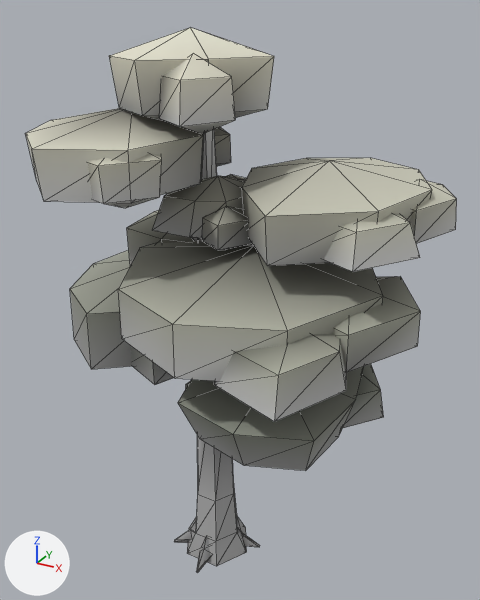
Before and after pictures for a commit that changed the glTF model assets/models/fiordland/plants/beech_b.glb.
Rendered twice from a camera (50 mm lens) standing at (5.97, -9.79, 10.88) and looking at (0.21, 0.68, 5.65). The lights are fixed; the arrows at lower left show +X, +Y and +Z. The older version comes first. Mesh edges are drawn as thin lines. Vertices at exactly the same position are counted once.

The first picture shows 'Crown.001', 'Trunk.001'.
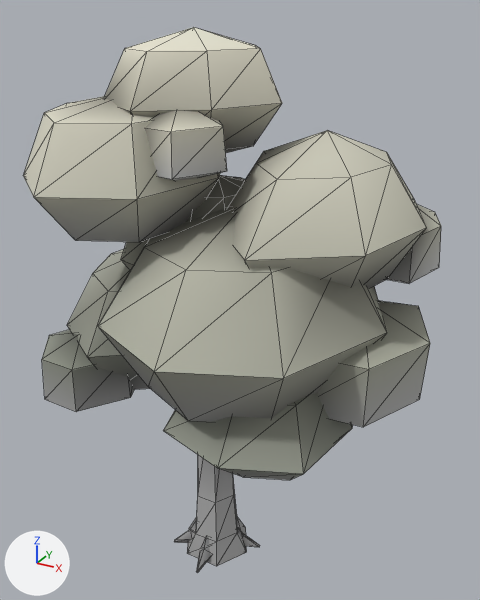
Boxes [x1, y1, x2, y2] around the edits, measured in the pictures (480 x 600 px):
'Crown.001', reshaped: before [26, 27, 457, 471]; after [23, 27, 441, 480]
part 1 of me_crown_001, rebuilt (8% wider, 34% taller): before [109, 27, 274, 121]; after [104, 27, 282, 153]
part 2 of me_crown_001, rebuilt: before [178, 366, 364, 471]; after [163, 393, 353, 480]
part 3 of me_crown_001, rebuilt: before [127, 210, 194, 266]; after [121, 239, 149, 271]
part 4 of me_crown_001, rebuilt (11% wider, 53% taller): before [26, 108, 204, 203]; after [23, 96, 220, 242]
part 5 of me_crown_001, rebuilt: before [118, 241, 383, 381]; after [98, 207, 387, 422]
part 6 of me_crown_001, rebuilt: before [242, 158, 432, 266]; after [228, 130, 427, 289]
part 7 of me_crown_001, rebuilt: before [70, 250, 132, 369]; after [67, 249, 150, 390]
part 8 of me_crown_001, rebuilt: before [152, 176, 245, 238]; after [186, 175, 245, 222]
part 9 of me_crown_001, added: after [145, 109, 227, 181]
part 10 of me_crown_001, added: after [387, 204, 441, 284]
part 11 of me_crown_001, added: after [317, 300, 430, 427]
part 12 of me_crown_001, added: after [42, 329, 134, 412]
part 13 of me_crown_001, deleted: before [87, 127, 457, 428]
part 14 of me_crown_001, deleted: before [159, 54, 236, 134]
part 15 of me_crown_001, deleted: before [333, 276, 421, 373]

Diff of the bpy script that builds the scene:
```diff
--- a/assets/models/fiordland/plants/beech_b.glb.py
+++ b/assets/models/fiordland/plants/beech_b.glb.py
@@ me_crown_001 @@
 # used by ob_crown_001; location = (0.0, 0.0, 0.0)
-me_crown_001.from_pydata(...)  # 336 vertices, 576 faces; spans x -3.96..4.04, y -3.2..4.19, z 3.81..10.6
+me_crown_001.from_pydata(...)  # 320 vertices, 576 faces; spans x -3.93..4.08, y -3.35..4.04, z 3.22..10.6
+# me_crown_001 part 1: the loose piece of 18 vertices spanning x -1.3..1.18, y -1.67..1.74, z 9.02..10.6 is rebuilt with 26 vertices and now spans x -1.45..1.34, y -1.87..1.93, z 8.45..10.6
+# me_crown_001 part 2: the loose piece of 18 vertices spanning x 0.35..3.2, y -2.69..0.53, z 3.98..5.49 is rebuilt with 26 vertices and now spans x 0.06..3.17, y -2.85..0.78, z 3.53..5.68
+# me_crown_001 part 3: the loose piece of 18 vertices spanning x -2.02..0.62, y -0.32..2.68, z 5.83..7.48 is rebuilt with 26 vertices and now spans x -2.12..0.85, y -0.6..2.87, z 5.28..7.59
+# me_crown_001 part 4: the loose piece of 18 vertices spanning x -2.67..0.45, y -2.99..0.55, z 7.98..9.42 is rebuilt with 26 vertices and now spans x -2.72..0.7, y -3.17..0.84, z 7.29..9.67
+# me_crown_001 part 5: the loose piece of 18 vertices spanning x -1.13..3.42, y -3.03..2.14, z 5.68..7.34 is rebuilt with 26 vertices and now spans x -1.44..3.52, y -3.35..2.47, z 4.59..8.07
+# me_crown_001 part 6: the loose piece of 18 vertices spanning x 0.53..3.68, y -1.97..2.41, z 7.27..8.58 is rebuilt with 26 vertices and now spans x 0.14..3.68, y -2.2..2.66, z 6.35..9.05
+# me_crown_001 part 7: the loose piece of 18 vertices spanning x -3.96..-0.39, y -1.04..3.89, z 3.81..6.01 is rebuilt with 26 vertices and now spans x -3.93..-0.02, y -1.33..4.04, z 3.35..6.25
+# me_crown_001 part 8: the loose piece of 18 vertices spanning x -0.69..1.11, y -1.21..0.82, z 7.28..8.33 is rebuilt with 26 vertices and now spans x -0.62..1.04, y -1.17..0.76, z 6.91..8.3
+# me_crown_001 part 9: a new loose piece of 14 vertices spanning x -0.4..1.08, y -2.11..-0.41, z 8.4..9.62, in mat_paletteatlas
+# me_crown_001 part 10: a new loose piece of 14 vertices spanning x 2.18..3.73, y 0.6..2.46, z 6.3..7.83, in mat_paletteatlas
+# me_crown_001 part 11: a new loose piece of 14 vertices spanning x 1.69..4.08, y -1.45..1.23, z 4.44..6.51, in mat_paletteatlas
+# me_crown_001 part 12: a new loose piece of 14 vertices spanning x -3.76..-1.62, y -1.57..0.58, z 3.22..4.88, in mat_paletteatlas
+# me_crown_001 part 13: 14 loose pieces with 168 vertices, spanning x -3.28..4.04, y -3.2..4.19, z 3.88..10.26, are deleted
+# me_crown_001 part 14: 12 vertices removed from x -0.16..1.07, y -1.92..-0.39, z 9.11..10.28
+# me_crown_001 part 15: 12 vertices removed from x 2.07..3.97, y -1.76..0.82, z 5.83..6.93
+# other edits to the shape of me_crown_001 do not show in these pictures
 me_crown_001.materials.append(mat_paletteatlas)
```
